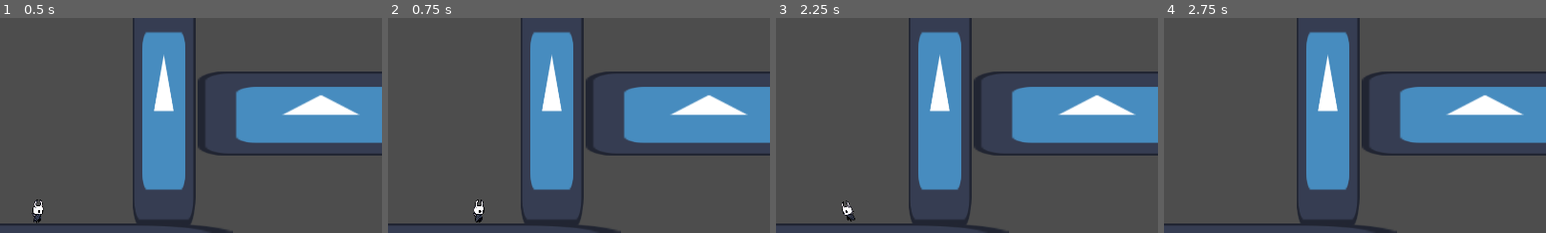
Above: before the commit, frames 1-4 (left to right).
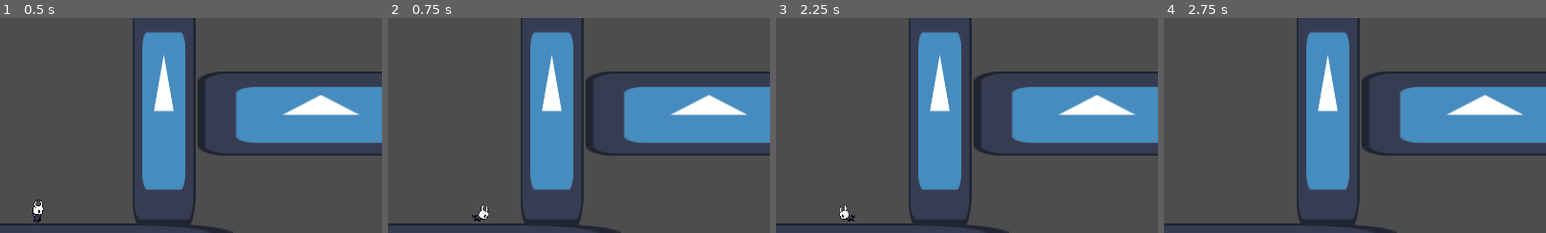
Above: after the commit, the same moments.

Repository: Moranx20/ejercicio3_gitgodot_ValenGodoy
Game: Godot game, scene res://escenas/nivel_1.tscn
Same seed, same stepped clock (60 frames per second), same inputs: the game is played once before the commit and once after it. The engine's default icon, where the game draws it, is replaced by a stand-in: a white triangle on a blue panel in a dark square.
Inputs:
- Up to frame 1 (0.5 s): no input
- Up to frame 2 (0.75 s): tap Enter at 0.5 s; hold Right (move_right) from 0.53 s (still down); tap C (dash) at 0.6 s
- Up to frame 3 (2.25 s): tap X (jump) at 0.77, 0.8, 1.07, 1.35, 1.52, 1.82 s; tap C (dash) at 1.55, 2.1 s; tap Space at 2 s; release Right (move_right) at 2.03 s; hold Left (move_left) from 2.03 s (still down)
- Up to frame 4 (2.75 s): keep holding Left (move_left); tap X (jump) at 2.3 s
The pictures show only the part of the screen within x 0-50%, y 50-100%; the shares and areas given below are measured in that part.

Frame 1 is identical in both runs. In frame 2, 0.2% of the frame differs, in the area x 22-27%, y 84-96%; in frame 3, 0.2%; in frame 4, nothing differs.

Commit message:
correcciones

Diff:
--- a/escenas/player.gd
+++ b/escenas/player.gd
@@ -13,14 +13,12 @@
 	if not is_on_floor():
 		velocity.y += gravity * _delta
 	else:
-		doublejump = false
+		doublejump = true
 
 	if Input.is_action_just_pressed("jump"):
 		if is_on_floor():
 			velocity.y = -jump_speed
-			doublejump = true
-		else:
-			if doublejump:
+		elif doublejump:
 				velocity.y = -jump_speed
 				doublejump = false
 	else:
@@ -29,8 +27,8 @@
 
 	if Input.is_action_just_pressed("dash"):
 		dashing = true
+		$Dash_timer.start()
 		animationPlayer.play("dash")
-		$Dash_timer.start()
 
 	var input_axis = Input.get_axis("move_left","move_right")
 	velocity.x = input_axis * move_speed
@@ -50,13 +48,17 @@
 
 func animations(input_axis):
 	if is_on_floor():
+		if dashing:
+			animationPlayer.play("dash")
+			return
 		if input_axis == 0:
 			animationPlayer.play("idle")
 		else:
 			animationPlayer.play("caminar")
+			return
 	else:
 		if velocity.y < 0:
-			animationPlayer.play("jump")
+				animationPlayer.play("jump")
 		elif velocity.y > 0:
 			animationPlayer.play("caida")
 
--- a/escenas/player.tscn
+++ b/escenas/player.tscn
@@ -89,6 +89,18 @@
 "update": 1,
 "values": [0]
 }
+tracks/3/type = "value"
+tracks/3/imported = false
+tracks/3/enabled = true
+tracks/3/path = NodePath("Sprite2D:texture:load_path")
+tracks/3/interp = 1
+tracks/3/loop_wrap = true
+tracks/3/keys = {
+"times": PackedFloat32Array(0),
+"transitions": PackedFloat32Array(1),
+"update": 1,
+"values": ["res://.godot/imported/doble salto.png-187686e99cc278a658254fcc82ef7fba.ctex"]
+}
 
 [sub_resource type="Animation" id="Animation_5m254"]
 resource_name = "caminar"
@@ -215,7 +227,7 @@
 
 [sub_resource type="Animation" id="Animation_5xyu4"]
 resource_name = "dash"
-length = 0.65
+length = 0.55
 tracks/0/type = "value"
 tracks/0/imported = false
 tracks/0/enabled = true
@@ -247,10 +259,51 @@
 tracks/2/interp = 1
 tracks/2/loop_wrap = true
 tracks/2/keys = {
-"times": PackedFloat32Array(0, 0.1, 0.2, 0.3, 0.4, 0.5, 0.6),
-"transitions": PackedFloat32Array(1, 1, 1, 1, 1, 1, 1),
-"update": 1,
-"values": [0, 1, 2, 3, 4, 5, 6]
+"times": PackedFloat32Array(0, 0.1, 0.2, 0.3, 0.4, 0.5),
+"transitions": PackedFloat32Array(1, 1, 1, 1, 1, 1),
+"update": 1,
+"values": [0, 1, 2, 3, 4, 5]
+}
+
+[sub_resource type="Animation" id="Animation_g6e35"]
+resource_name = "double_jump"
+length = 0.55
+loop_mode = 1
+tracks/0/type = "value"
+tracks/0/imported = false
+tracks/0/enabled = true
+tracks/0/path = NodePath("Sprite2D:texture:load_path")
+tracks/0/interp = 1
+tracks/0/loop_wrap = true
+tracks/0/keys = {
+"times": PackedFloat32Array(0),
+"transitions": PackedFloat32Array(1),
+"update": 1,
+"values": ["res://.godot/imported/doble salto.png-187686e99cc278a658254fcc82ef7fba.ctex"]
+}
+tracks/1/type = "value"
+tracks/1/imported = false
+tracks/1/enabled = true
+tracks/1/path = NodePath("Sprite2D:hframes")
+tracks/1/interp = 1
+tracks/1/loop_wrap = true
+tracks/1/keys = {
+"times": PackedFloat32Array(0),
+"transitions": PackedFloat32Array(1),
+"update": 1,
+"values": [6]
+}
+tracks/2/type = "value"
+tracks/2/imported = false
+tracks/2/enabled = true
+tracks/2/path = NodePath("Sprite2D:frame")
+tracks/2/interp = 1
+tracks/2/loop_wrap = true
+tracks/2/keys = {
+"times": PackedFloat32Array(0, 0.1, 0.2, 0.3, 0.4, 0.5),
+"transitions": PackedFloat32Array(1, 1, 1, 1, 1, 1),
+"update": 1,
+"values": [0, 1, 2, 3, 4, 5]
 }
 
 [sub_resource type="AnimationLibrary" id="AnimationLibrary_agj5n"]
@@ -259,6 +312,7 @@
 "caida": SubResource("Animation_adwg5"),
 "caminar": SubResource("Animation_5m254"),
 "dash": SubResource("Animation_5xyu4"),
+"double_jump": SubResource("Animation_g6e35"),
 "idle": SubResource("Animation_sj2xl"),
 "jump": SubResource("Animation_nd65b")
 }
Binary file added: escenas/doble salto.png
Not shown, added: escenas/doble salto.png.import
Not shown: 1 places in escenas/player.tscn that only renumber resources
